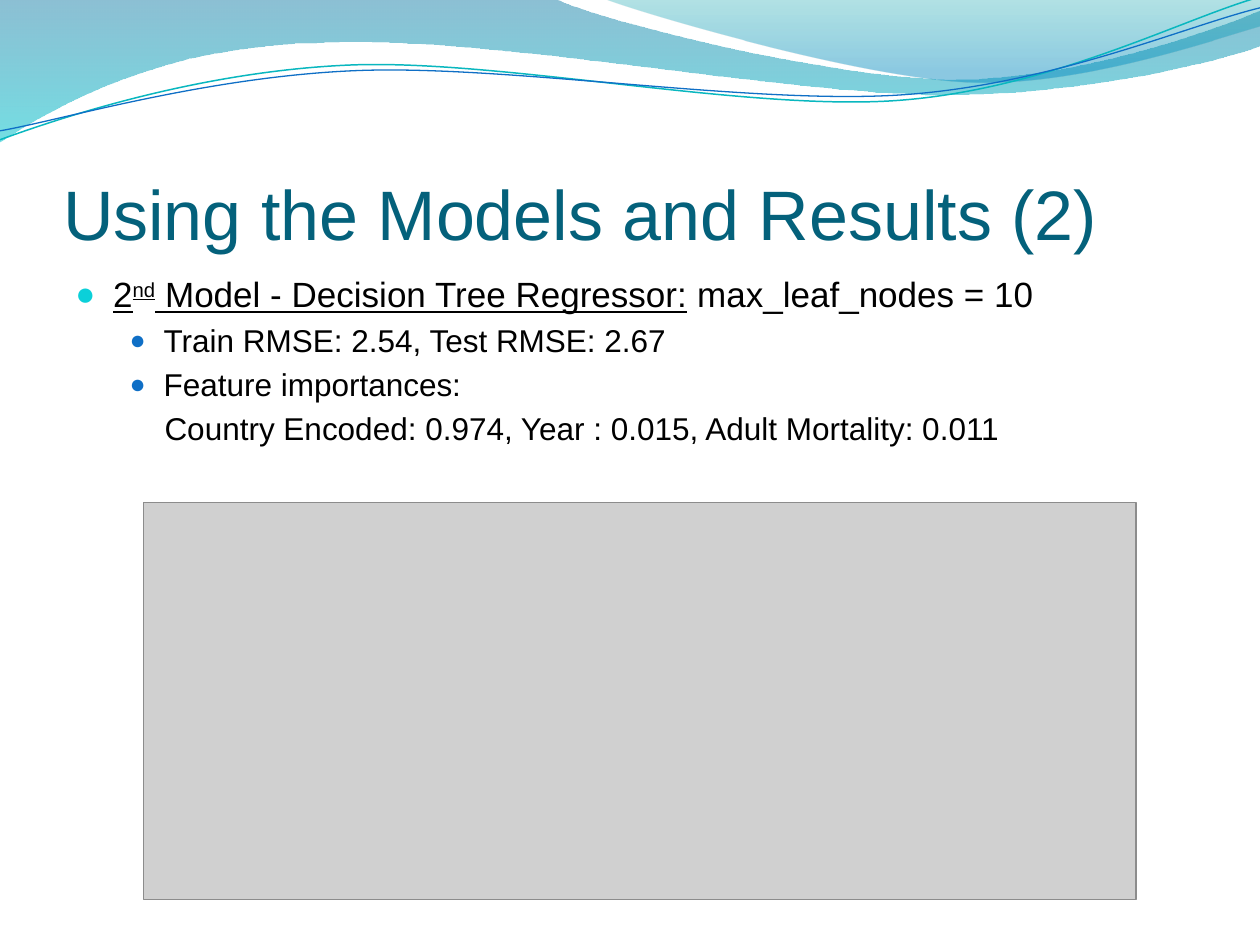
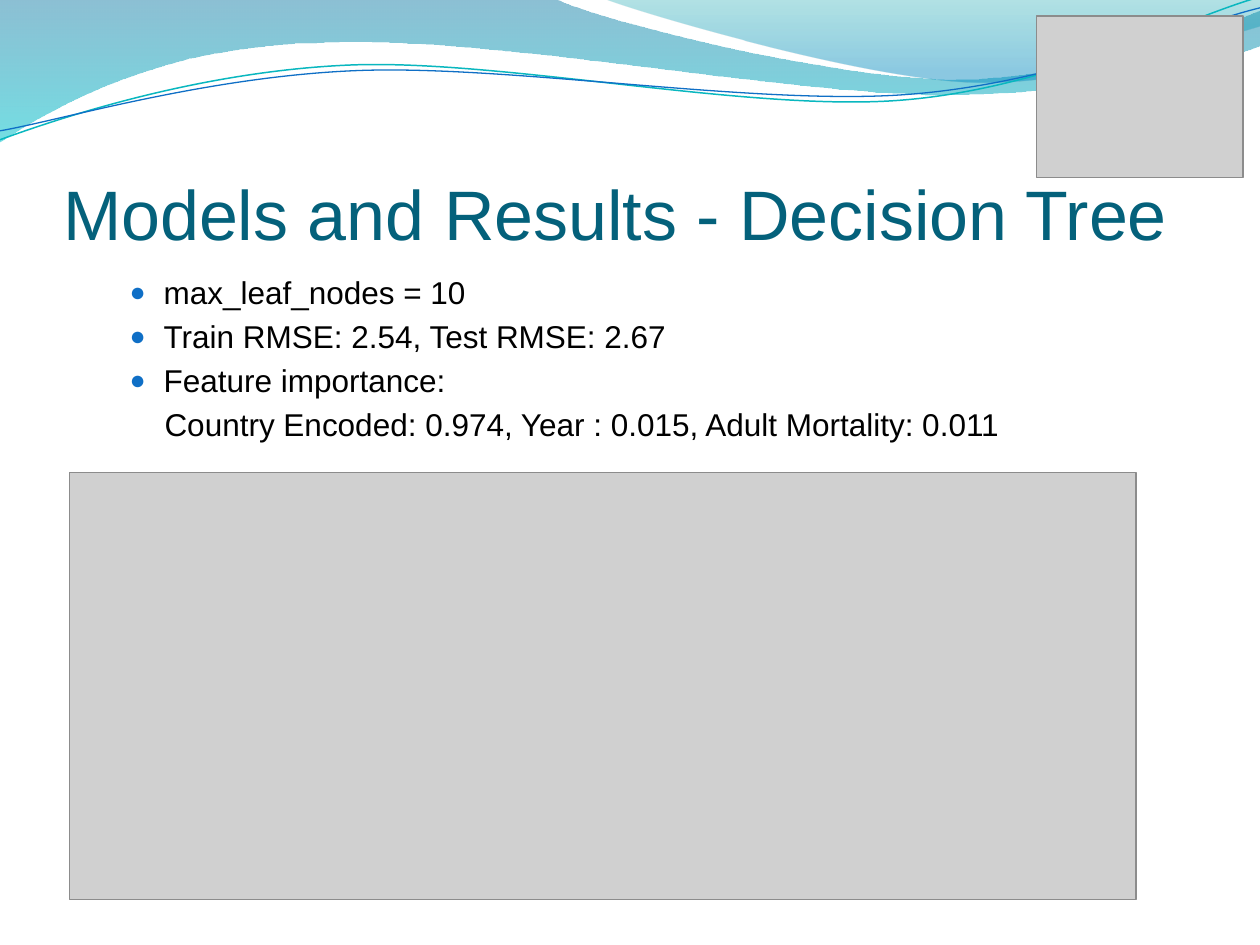
Before and after one commit to linoybar/Regression_Python_Project, a slide deck: slide 16 of Regression Project presentation.pptx (slide 13 before the commit). Drawn at 1260x945 pixels with LibreOffice and Linux fonts; fonts in the diff are those of the drawing; grey boxes stand for pictures; background and template pictures are left out. Boxes give left, top, right and bottom in pixels: in the first picture for what was removed or moved away, otherwise in the second. Text is boxed around its words. In the diff, an @@ line names an element or a change of style, - is before the commit and + after.

```diff
--- a/Regression Project presentation.pptx
+++ b/Regression Project presentation.pptx
@@ picture added at [1037,16,1244,178] @@
@@ title at [63,189,1167,241]: text changed @@
-Using the Models and Results (2)
+Models and Results - Decision Tree
@@ text at [164,281,465,310]: text changed; size 20 to 18 pt @@
-● 2nd Model - Decision Tree Regressor: max_leaf_nodes = 10
+  ● max_leaf_nodes = 10
@@ text at [164,369,445,398]: text changed @@
-  ● Feature importances:
+  ● Feature importance:
@@ picture: place and size @@
-picture at [144,503,1135,900]
+picture at [69,472,1135,900]
```
Also in this commit, not shown: 13 other slides changed, 4 slides added, 1 slide removed.
